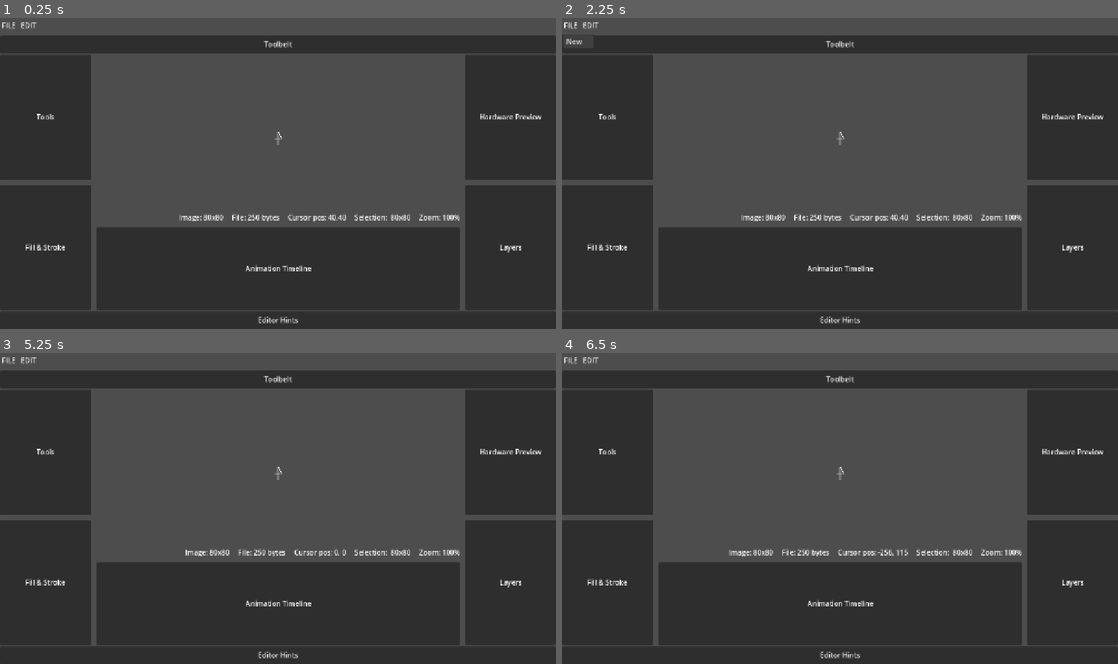
Above: before the commit, frames 1-4 (two rows, left to right).
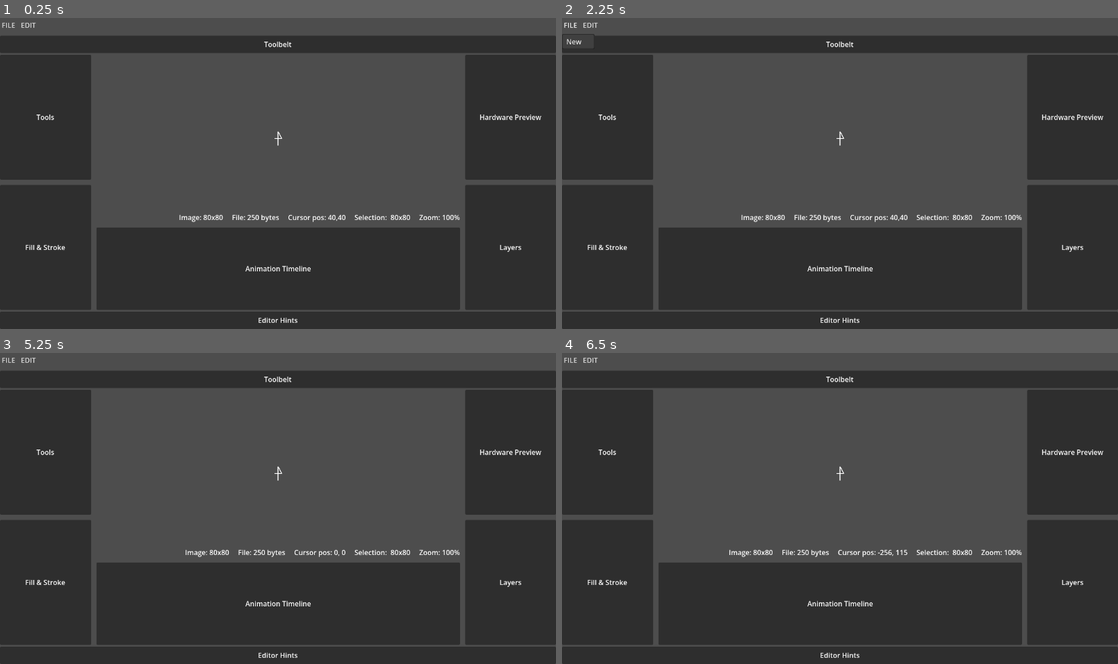
Above: after the commit, the same moments.

Repository: erlog135/Ripple
Game: Godot game, scene res://scenes/Editor.tscn
Same seed, same stepped clock (60 frames per second), same inputs: the game is played once before the commit and once after it. The engine's default icon, where the game draws it, is replaced by a stand-in: a white triangle on a blue panel in a dark square.
Inputs (mouse positions are in pixels of both pictures, inside the frame that each line leads up to):
- Up to frame 1 (0.25 s): no input
- Up to frame 2 (2.25 s): click "FILE" at 0.5 s; click "EDIT" at 1.25 s; click "FILE" at 2 s
- Up to frame 3 (5.25 s): click "EDIT" at 2.75 s; click "FILE" at 3.5 s; click "EDIT" at 4.25 s; tap Enter at 5 s; move the mouse to (278, 474) at 5.02 s; tap P at 5.1 s; click (278, 474) at 5.17 s
- Up to frame 4 (6.5 s): tap Space at 5.75 s; move the mouse to (728, 524) at 5.77 s; tap P at 5.85 s; click (728, 524) at 5.92 s

The runs differ from the first frame. In frame 1, 1.1% of the frame differs, in the area x 0-98%, y 1-99%; in frame 2, 1.1%; in frame 3, 1.1%; in frame 4, 1.1%.

Commit message:
pdcs are weird

Diff:
--- a/managers/editor_state.gd
+++ b/managers/editor_state.gd
@@ -13,7 +13,7 @@
 
 const ZOOM_STEP := 0.1
 const MIN_ZOOM  := 0.2
-const MAX_ZOOM  := 50.0
+const MAX_ZOOM  := 80.0
 
 enum Tool {
 	SELECT,
--- a/managers/fileman.gd
+++ b/managers/fileman.gd
@@ -90,7 +90,7 @@
 		var x = _pdc_int16(file)
 		var y = _pdc_int16(file)
 		if type_val == DrawCommand.Type.PRECISE_PATH:
-			points.append(Vector2(x / 8.0, y / 8.0))
+			points.append(Vector2(x / 8.0 + 0.5, y / 8.0 + 0.5))
 		else:
 			points.append(Vector2(x, y))
 
@@ -181,8 +181,8 @@
 	file.store_16(cmd.points.size())
 	for pt in cmd.points:
 		if cmd.draw_type == DrawCommand.Type.PRECISE_PATH:
-			_pdc_write_int16(file, roundi(pt.x * 8))
-			_pdc_write_int16(file, roundi(pt.y * 8))
+			_pdc_write_int16(file, roundi((pt.x - 0.5) * 8))
+			_pdc_write_int16(file, roundi((pt.y - 0.5) * 8))
 		else:
 			_pdc_write_int16(file, roundi(pt.x))
 			_pdc_write_int16(file, roundi(pt.y))
--- a/project.godot
+++ b/project.godot
@@ -28,7 +28,6 @@
 
 window/size/viewport_width=1280
 window/size/viewport_height=720
-window/stretch/mode="canvas_items"
 window/stretch/aspect="expand"
 
 [file_customization]
--- a/scenes/interface/CanvasArea.tscn
+++ b/scenes/interface/CanvasArea.tscn
@@ -4,6 +4,7 @@
 [ext_resource type="Script" uid="uid://3t0ed0pncwpo" path="res://scenes/interface/document_camera.gd" id="1_13olm"]
 [ext_resource type="Script" uid="uid://c7q1kdxx3hywi" path="res://scenes/interface/document_layer.gd" id="2_j6oae"]
 [ext_resource type="Texture2D" uid="uid://bds8amcrndr37" path="res://assets/icon.svg" id="2_yoo36"]
+[ext_resource type="Script" uid="uid://deivbjl4qc7hw" path="res://scenes/interface/document_gizmos.gd" id="3_6yk6n"]
 [ext_resource type="Script" uid="uid://jra2u4f43tgg" path="res://scenes/interface/document.gd" id="3_h8p71"]
 [ext_resource type="Script" uid="uid://dkng0sunfbeqw" path="res://scenes/interface/hud_layer.gd" id="5_2ofuf"]
 
@@ -48,6 +49,9 @@
 [node name="Line2D2" type="Line2D" parent="DocumentLayer/SubViewport/Document" unique_id=1003032040]
 points = PackedVector2Array(0, 16, 0, -16, 8, 0, -8, 0)
 width = 2.0
+
+[node name="DocumentGizmos" type="Node2D" parent="DocumentLayer/SubViewport" unique_id=568957337]
+script = ExtResource("3_6yk6n")
 
 [node name="HUDLayer" type="Control" parent="." unique_id=563483399]
 layout_mode = 1
--- /dev/null
+++ b/scenes/interface/document_gizmos.gd
@@ -0,0 +1,31 @@
+extends Node2D
+
+const GRID_COLOR := Color(0.5, 0.5, 0.5, 1.0)
+
+func _ready() -> void:
+	ProjectData.data_changed.connect(_on_data_changed)
+	EditorState.zoom_changed.connect(_on_zoom_changed)
+
+func _on_data_changed(_by_user: bool) -> void:
+	queue_redraw()
+
+func _on_zoom_changed(_screen_pos: Vector2, _factor: float) -> void:
+	queue_redraw()
+
+func _draw() -> void:
+	_draw_pixel_grid()
+
+func _draw_pixel_grid() -> void:
+	var sequence := ProjectData.current_sequence
+	if sequence == null or sequence.frames.is_empty():
+		return
+
+	var bounds: Vector2i = sequence.frames[0].bounds
+	if bounds.x <= 0 or bounds.y <= 0:
+		return
+
+	for x in range(0, bounds.x+1):
+		draw_line(Vector2(x, 0), Vector2(x, bounds.y), GRID_COLOR, 1.0 / EditorState.current_zoom)
+
+	for y in range(0, bounds.y+1):
+		draw_line(Vector2(0, y), Vector2(bounds.x, y), GRID_COLOR, 1.0 / EditorState.current_zoom)
Not shown, added: scenes/interface/document_gizmos.gd.uid
Not shown, changed: test/pdc/Spider.pdc
Not shown, added: test/pdc/Stuff.pdc
